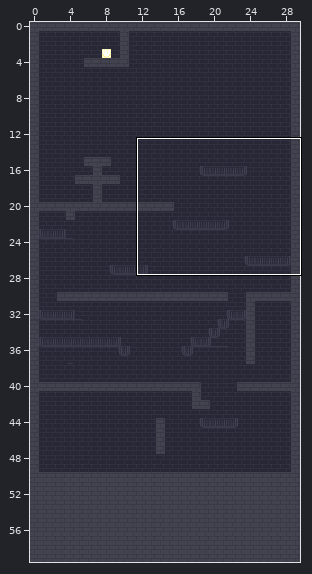
Tiled map, stored at levels/level_1/tilemap.tmx. The first picture is a wide view before the edit; the outline marks the close-up.
Close-up. First the earlier version:
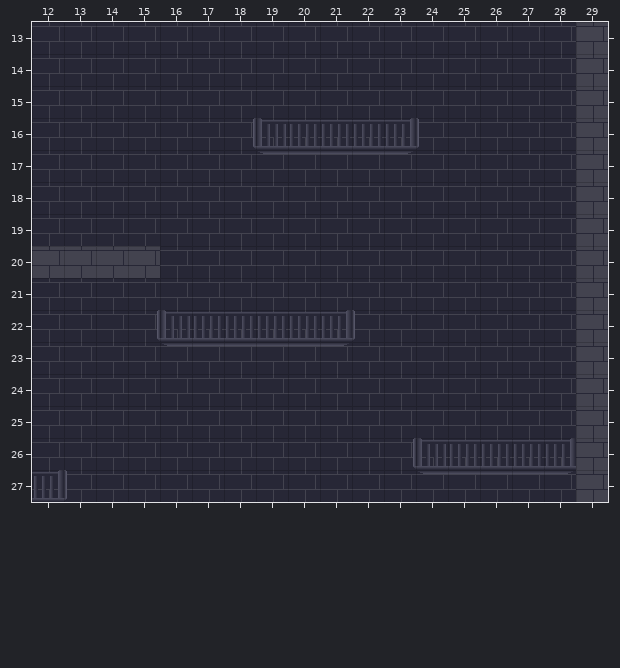
Cells are 32x32 px. Shown: x 12..29, y 13..27. The commit also changed other parts of the map, which this record leaves out.
The same view after the edit:
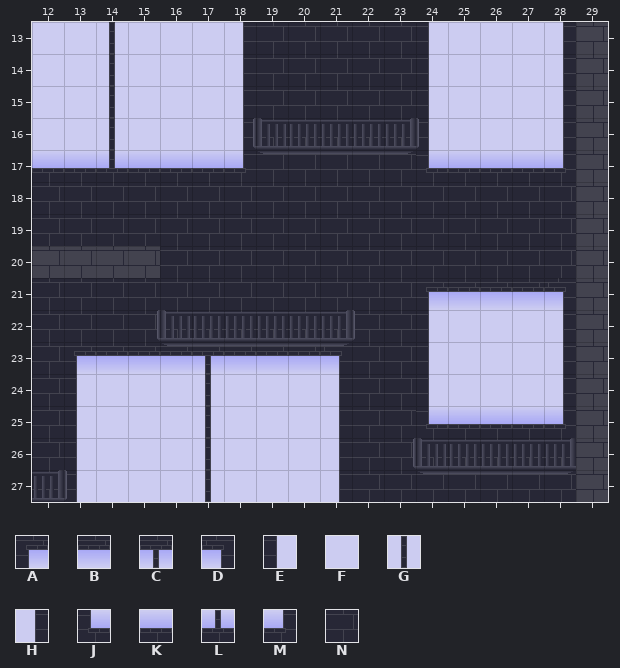
Key: from "new_buildingtileset": A 40, B 41, C 42, D 43, E 48, F 49, G 50, H 51, J 56, K 57, L 58, M 59, N 61.
_ is an empty cell.
Difference:
Layer "background":
y 13..16: x 12..18 NNNNNNN -> FFGFFFH; x 24..28 NNNNN -> EFFFH
y 17: x 12..18 NNNNNNN -> KKLKKKM; x 24..28 NNNNN -> JKKKM
y 21: x 24..28 NNNNN -> ABBBD
y 22: x 24..28 NNNNN -> EFFFH
y 23: x 13..21 NNNNNNNNN -> ABBBCBBBD; x 24..28 NNNNN -> EFFFH
y 24: x 13..21 NNNNNNNNN -> EFFFGFFFH; x 24..28 NNNNN -> EFFFH
y 25: x 13..21 NNNNNNNNN -> EFFFGFFFH; x 24..28 NNNNN -> JKKKM
y 26..27: x 13..21 NNNNNNNNN -> EFFFGFFFH
Boxes around the changes in both close-ups, in picture pixels (x1, y1, x2, y2):
changed: (32, 22, 252, 173)
changed: (416, 22, 572, 173)
changed: (416, 278, 572, 429)
changed: (74, 347, 348, 502)
